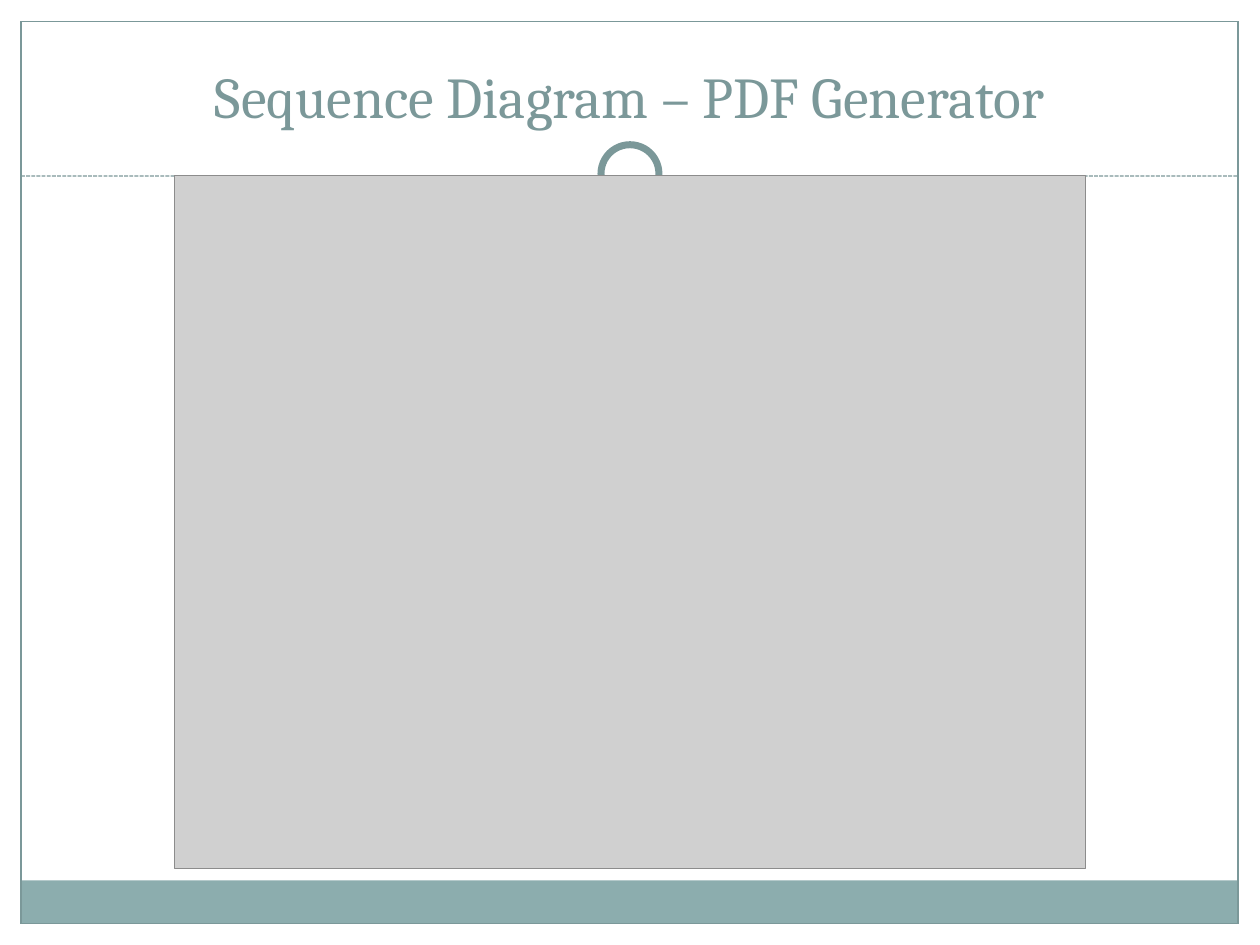
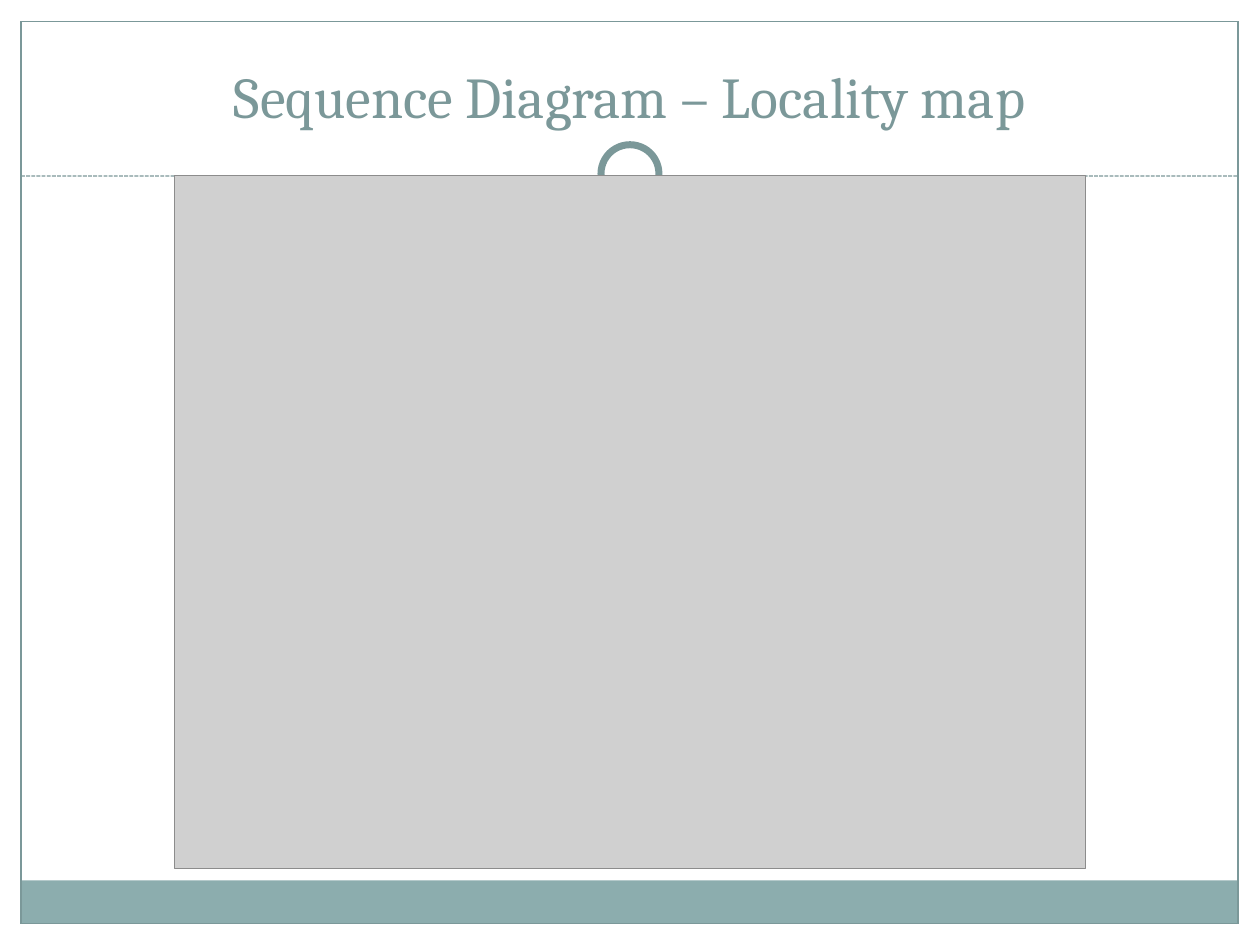
Before and after one commit to FIU-SCIS-Senior-Projects/VoterCloud, a slide deck: slide 11 of Presentations_Slides/IntroPresentation.pptx. Drawn at 1260x945 pixels with LibreOffice and Linux fonts; fonts in the diff are those of the drawing; grey boxes stand for pictures. Boxes give left, top, right and bottom in pixels: in the first picture for what was removed or moved away, otherwise in the second. Text is boxed around its words. In the diff, an @@ line names an element or a change of style, - is before the commit and + after.

```diff
--- a/Presentations_Slides/IntroPresentation.pptx
+++ b/Presentations_Slides/IntroPresentation.pptx
@@ title at [234, 78, 1025, 131]: text changed @@
-Sequence Diagram – PDF Generator
+Sequence Diagram – Locality map
```
Also in this commit, not shown: 1 other file.
